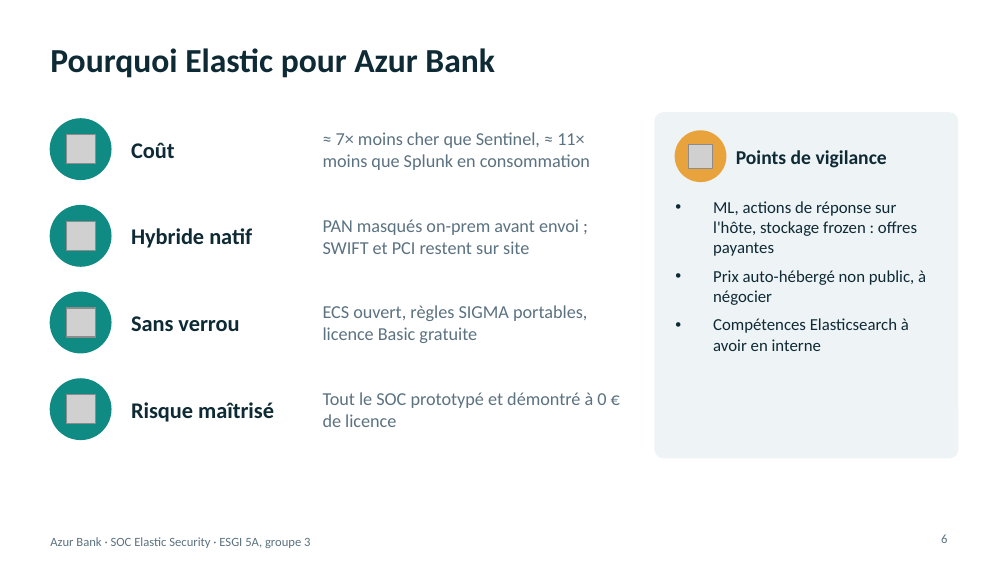
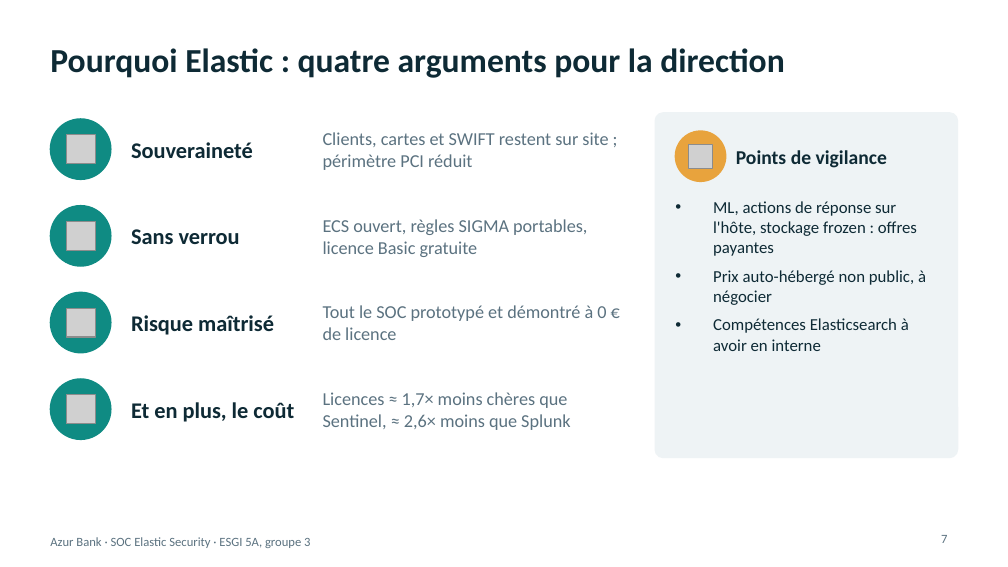
Before and after one commit to Jacob-dot-bit/soc-azur-bank-elastic, a slide deck: slide 7 of 05 - Soutenance (slides, dashboard, coût)/Soutenance_Azur_Bank_Elastic.pptx (slide 6 before the commit). Drawn at 1008x567 pixels with LibreOffice and Linux fonts; fonts in the diff are those of the drawing; grey boxes stand for pictures. Boxes give left, top, right and bottom in pixels: in the first picture for what was removed or moved away, otherwise in the second. Text is boxed around its words. In the diff, an @@ line names an element or a change of style, - is before the commit and + after.

```diff
--- a/05 - Soutenance (slides, dashboard, coût)/Soutenance_Azur_Bank_Elastic.pptx
+++ b/05 - Soutenance (slides, dashboard, coût)/Soutenance_Azur_Bank_Elastic.pptx
@@ title at bbox=[50, 48, 785, 78]: text changed @@
-Pourquoi Elastic pour Azur Bank
+Pourquoi Elastic : quatre arguments pour la direction
@@ text at bbox=[131, 142, 253, 158]: text changed @@
-Coût
+Souveraineté
@@ text at bbox=[323, 132, 608, 170]: text changed @@
-≈ 7× moins cher que Sentinel, ≈ 11× moins que Splunk en consommation
+Clients, cartes et SWIFT restent sur site ; périmètre PCI réduit
@@ text removed at bbox=[131, 228, 252, 248] @@
-Hybride natif
@@ text removed at bbox=[323, 219, 579, 254] @@
-PAN masqués on-prem avant envoi ; SWIFT et PCI restent sur site
@@ 4 texts: place and size @@
-4 texts at bbox=[131, 305, 606, 427]
+4 texts at bbox=[131, 219, 606, 340]
@@ text added at bbox=[131, 402, 294, 422], 16 pt, text #0E2A35, bold @@
+Et en plus, le coût
@@ text added at bbox=[323, 392, 570, 430], 13 pt, text #5B7280 @@
+Licences ≈ 1,7× moins chères que Sentinel, ≈ 2,6× moins que Splunk
@@ page number at bbox=[941, 535, 947, 543]: text changed @@
-6
+7
```
Also in this commit, not shown: 16 other slides changed, 8 slides added, 2 slides removed, 1 other file.
